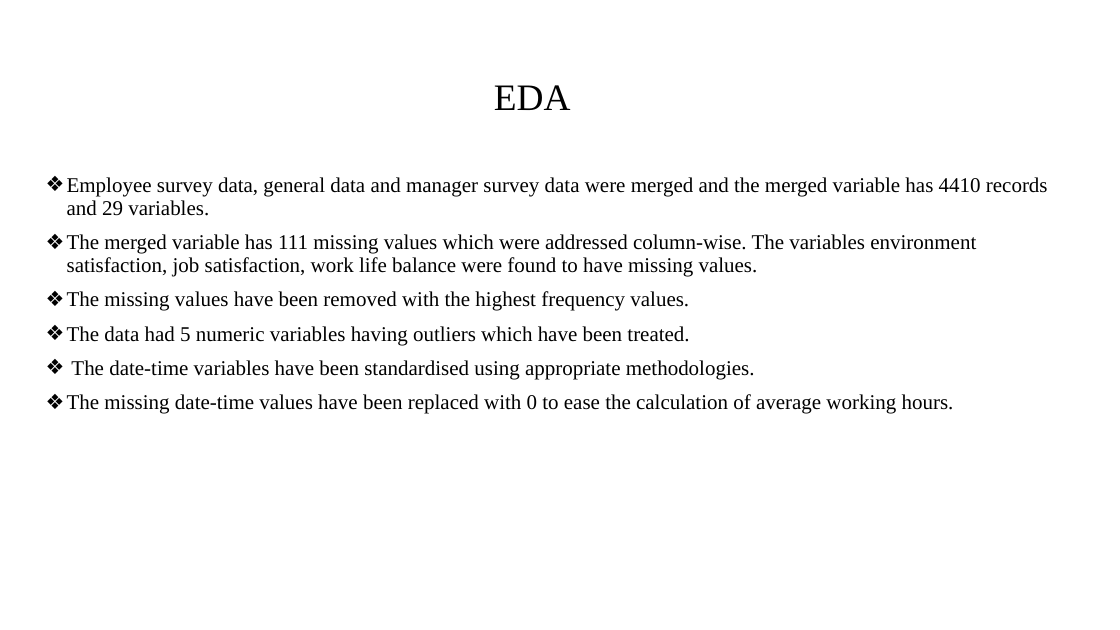
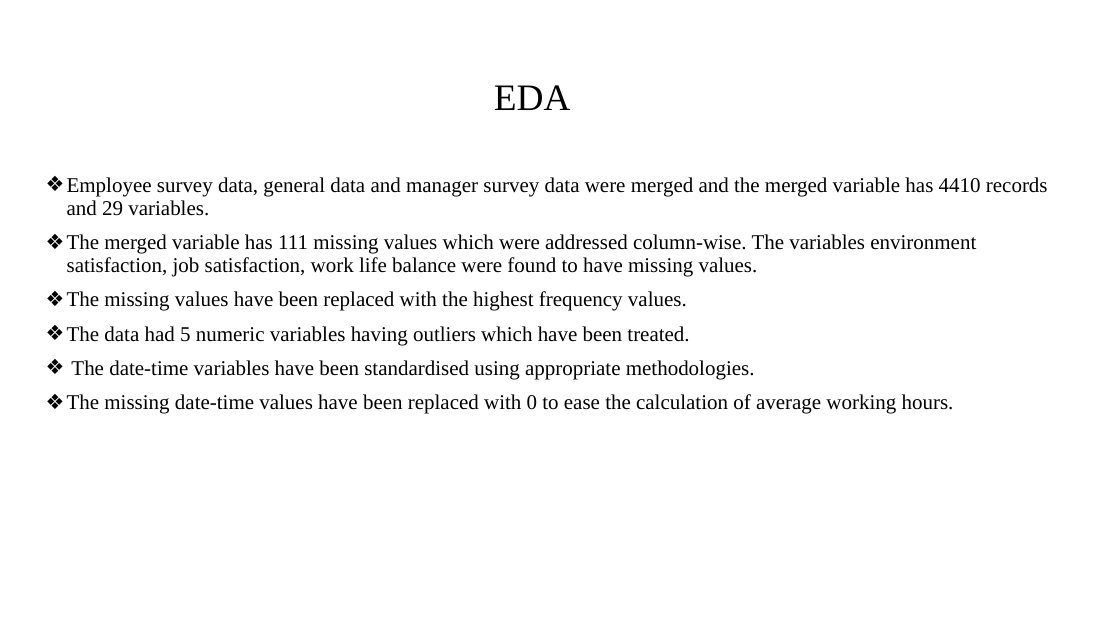
Before and after one commit to gaurav007x/HR-Analytics, a slide deck: slide 4 of HR Analytics Presentation.pptx. Drawn at 1120x630 pixels with LibreOffice and Linux fonts; fonts in the diff are those of the drawing; background and template pictures are left out. Boxes give left, top, right and bottom in pixels: in the first picture for what was removed or moved away, otherwise in the second. Text is boxed around its words. In the diff, an @@ line names an element or a change of style, - is before the commit and + after.

```diff
--- a/HR Analytics Presentation.pptx
+++ b/HR Analytics Presentation.pptx
@@ text at <box>67,291,687,311</box>: text changed @@
-❖ The missing values have been removed with the highest frequency values.
+❖ The missing values have been replaced with the highest frequency values.
```
Also in this commit, not shown: 5 other slides changed, 1 slide added.
